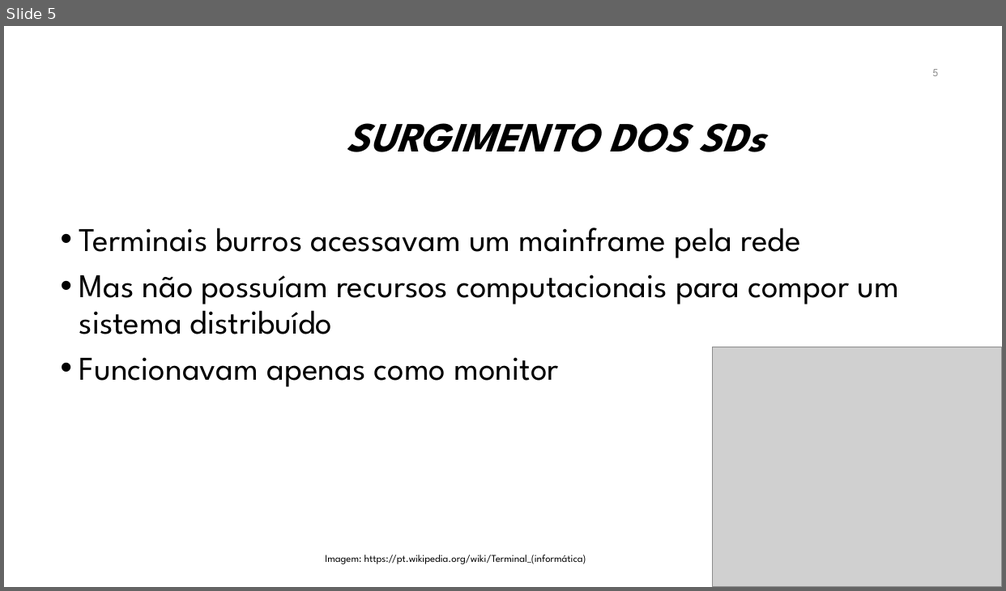
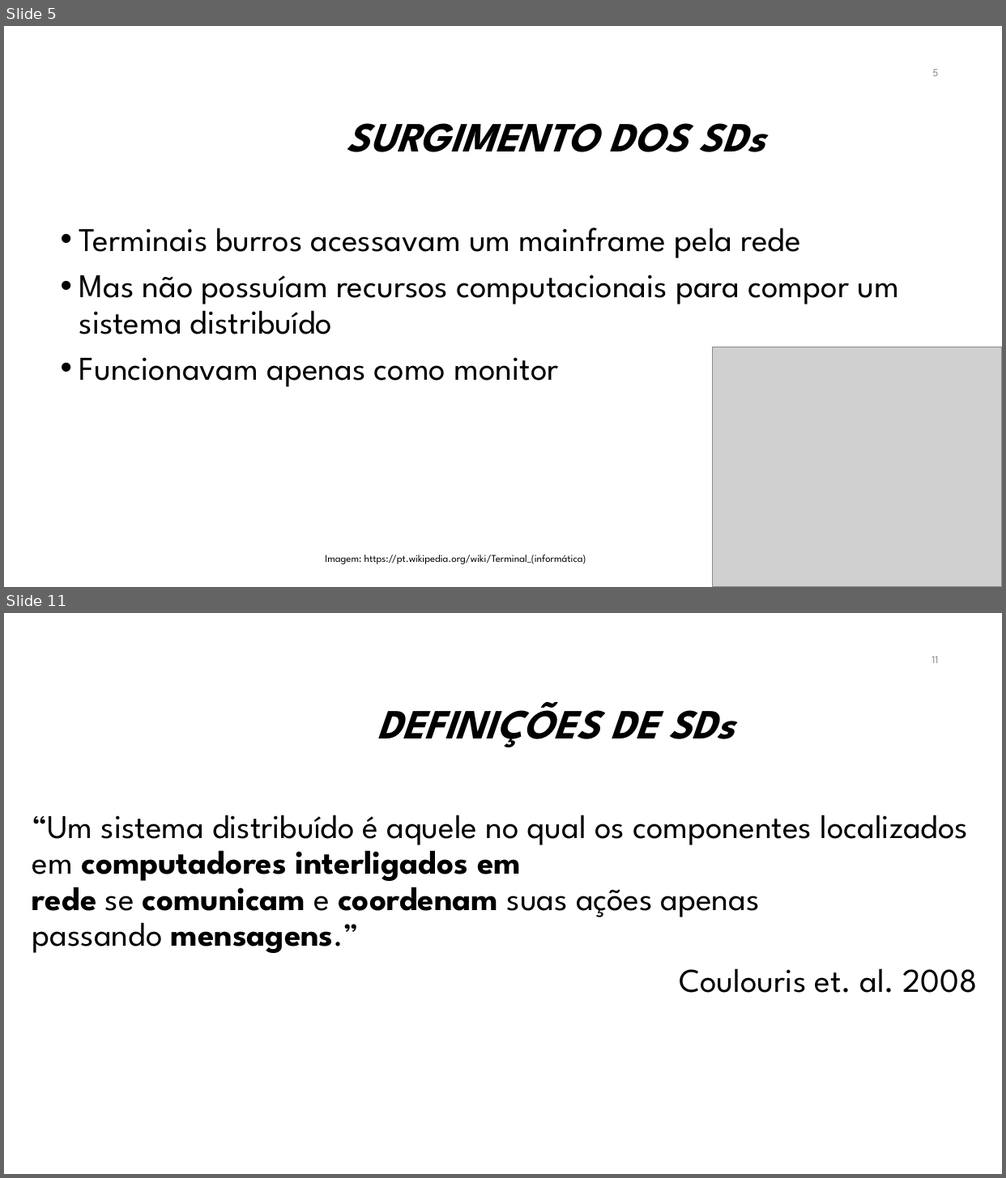
Before and after one commit to manoelcampos/sistemas-distribuidos, a slide deck: introducao-sd.pptx. Shown one above the other, each under a label of ours: slide 5 before the commit, slides 5 and 11 after it; the slides between them are not shown. The pictures are 1006x591 and 1006x1178 pixels, drawn with LibreOffice and Linux fonts; fonts in the diff are those of the drawing; grey boxes stand for pictures; background and template pictures are left out. Boxes give left, top, right and bottom in pixels: in the first picture for what was removed or moved away, otherwise in the second. Text is boxed around its words. In the diff, an @@ line names an element or a change of style, - is before the commit and + after.

```diff
--- a/introducao-sd.pptx
+++ b/introducao-sd.pptx
@@ slide 11 added at box(4, 613, 1002, 1174), background #FFFFFF @@
@@ page number added at box(931, 656, 938, 663), 10.5 pt, text #8C8C8C @@
+11
@@ title added at box(377, 702, 734, 747), 40 pt, text #000000, bold, italic @@
+DEFINIÇÕES DE SDs
@@ text added at box(32, 815, 978, 993), 32 pt, text #000000 @@
+“Um sistema distribuído é aquele no qual os componentes localizados em computadores interligados em rede se comunicam e coordenam suas ações apenas passando mensagens.”
+Coulouris et. al. 2008
```
Also in this commit, not shown: 2 slides changed, 21 other slides added, 1 slide removed, 3 other files.
